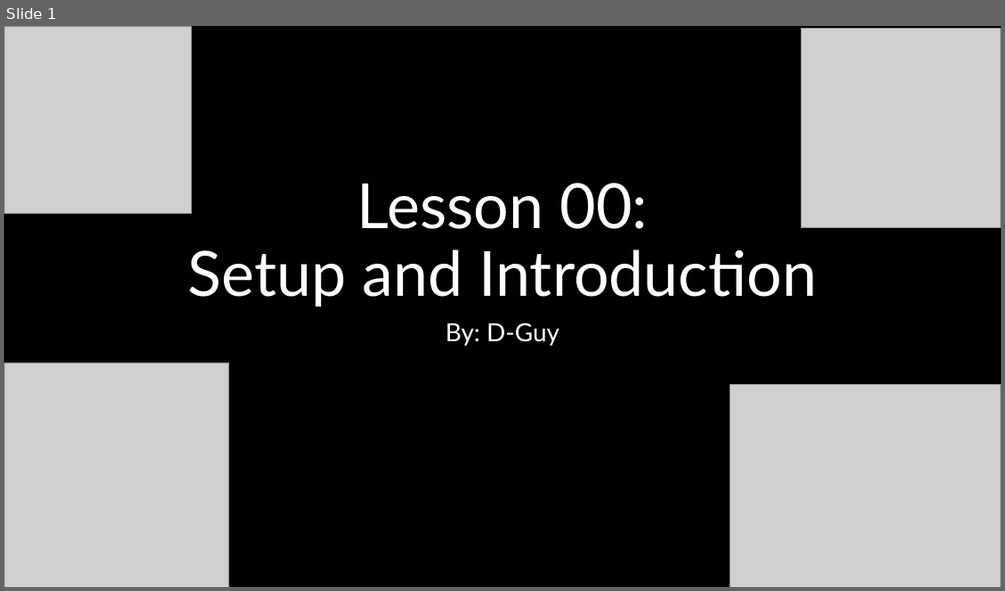
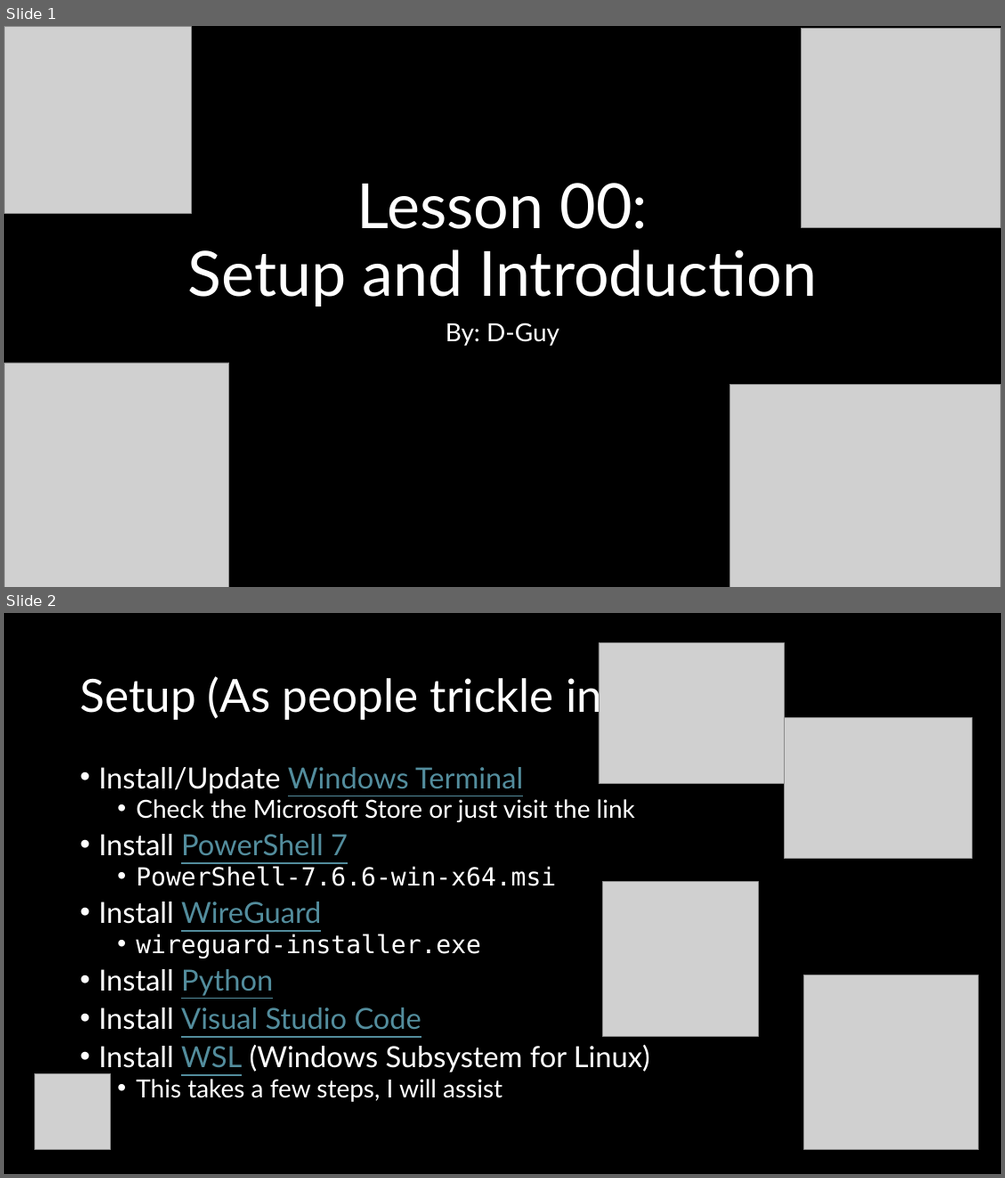
Before and after one commit to d-guh/computer-courses, a slide deck: lessons/00/lesson-00.pptx. Shown one above the other, each under a label of ours: slide 1 before the commit, slides 1 and 2 after it. The pictures are 1005x591 and 1005x1178 pixels, drawn with LibreOffice and Linux fonts; fonts in the diff are those of the drawing; grey boxes stand for pictures; background and template pictures are left out. Boxes give left, top, right and bottom in pixels: in the first picture for what was removed or moved away, otherwise in the second. Text is boxed around its words. In the diff, an @@ line names an element or a change of style, - is before the commit and + after.

```diff
--- a/lessons/00/lesson-00.pptx
+++ b/lessons/00/lesson-00.pptx
@@ slide 2 added at box(4, 613, 1001, 1174), background #000000 @@
@@ picture added at box(599, 643, 784, 784) @@
@@ title added at box(80, 672, 614, 720), 44 pt, text #FFFFFF @@
+Setup (As people trickle in)
@@ picture added at box(784, 718, 971, 859) @@
@@ text added at box(98, 767, 650, 1102), 28 pt, text #FFFFFF @@
+• Install/Update Windows Terminal
+  • Check the Microsoft Store or just visit the link
+• Install PowerShell 7
+  • PowerShell-7.6.6-win-x64.msi
+• Install WireGuard
+  • wireguard-installer.exe
+• Install Python
+• Install Visual Studio Code
+• Install WSL (Windows Subsystem for Linux)
+  • This takes a few steps, I will assist
@@ picture added at box(602, 881, 758, 1037) @@
@@ picture added at box(804, 975, 979, 1149) @@
@@ picture added at box(34, 1074, 111, 1150) @@
```
Also in this commit, not shown: 22 other slides added, 1 slide removed, 1 other file.
